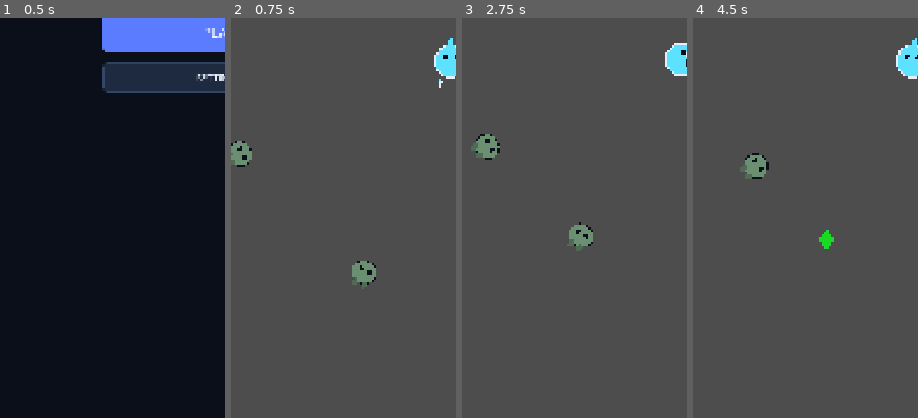
Above: before the commit, frames 1-4 (left to right).
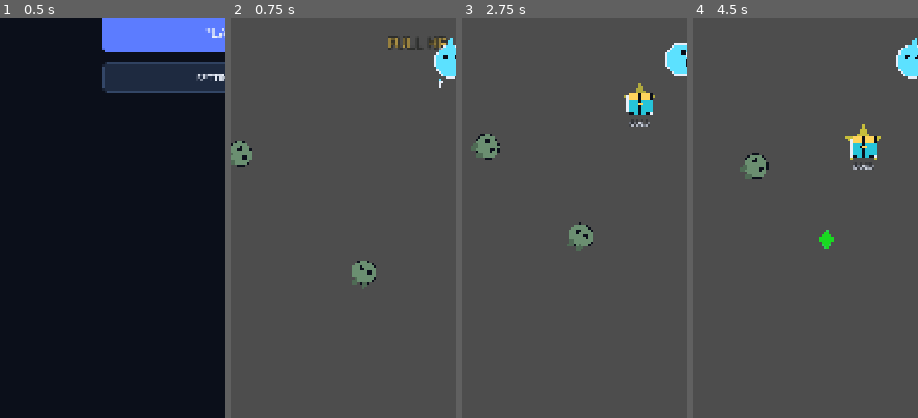
Above: after the commit, the same moments.

Repository: Silithix/Silithix-horde-protocal
Game: Godot game, scene res://scenes/boot/Boot.tscn
The game is run twice, just before and just after one commit, with the same random seed, the same clock (stepped at 60 frames per second) and the same inputs.
Inputs (mouse positions are % of the whole screen's width and height, from its top left):
- Up to frame 1 (0.5 s): no input
- Up to frame 2 (0.75 s): click "PLAY" at 0.5 s
- Up to frame 3 (2.75 s): move the mouse to (72, 45) at 1.27 s; click (72, 45) at 1.42 s; drag from (30, 55) to (50, 50) at 2.02 s
- Up to frame 4 (4.5 s): move the mouse to (60, 28) at 2.77 s; click (60, 28) at 2.92 s; drag from (45, 70) to (50, 50) at 3.52 s; move the mouse to (80, 65) at 4.27 s; click (80, 65) at 4.42 s
The pictures show only the part of the screen within x 1-51%, y 45-95%; the shares and areas given below are measured in that part.

Frame 1 is identical in both runs. In frame 2, 0.5% of the frame differs, in the area x 69-97%, y 4-8%; in frame 3, 0.8%; in frame 4, 0.9%, in the area x 67-84%, y 26-38%.

Commit message:
fix: proximity crate pickup + beacon (QA-B1)
Crates collect within 56px without relying on Area signals; magnet calls
try_pickup; star beacon pulses; first crate spawns next to Rook.

Diff:
--- a/scenes/pickups/Crate.tscn
+++ b/scenes/pickups/Crate.tscn
@@ -1,32 +1,27 @@
-[gd_scene load_steps=3 format=3 uid="uid://crate_pickup_hp"]
+[gd_scene load_steps=4 format=3 uid="uid://crate_pickup_hp"]
 
 [ext_resource type="Script" path="res://scripts/meta/Crate.gd" id="1_crate"]
+[ext_resource type="Texture2D" path="res://assets/sprites/props/crate_placeholder.png" id="2_tex"]
 
 [sub_resource type="RectangleShape2D" id="RectangleShape2D_crate"]
-size = Vector2(64, 64)
+size = Vector2(72, 72)
 
 [node name="Crate" type="Area2D"]
 collision_layer = 8
 collision_mask = 1
 script = ExtResource("1_crate")
 
-[node name="Body" type="Polygon2D" parent="."]
-color = Color(0.15, 0.75, 0.85, 1)
-polygon = PackedVector2Array(-26, -10, 26, -10, 26, 26, -26, 26)
-
-[node name="Lid" type="Polygon2D" parent="."]
-color = Color(1, 0.92, 0.25, 1)
-polygon = PackedVector2Array(-28, -26, 28, -26, 26, -8, -26, -8)
-
-[node name="Band" type="Polygon2D" parent="."]
-color = Color(0.05, 0.08, 0.12, 1)
-polygon = PackedVector2Array(-4, -26, 4, -26, 4, 26, -4, 26)
+[node name="Visual" type="Sprite2D" parent="."]
+texture = ExtResource("2_tex")
 
 [node name="Label" type="Label" parent="."]
-offset_left = -40.0
-offset_top = 28.0
-offset_right = 40.0
-offset_bottom = 56.0
+offset_left = -48.0
+offset_top = 34.0
+offset_right = 48.0
+offset_bottom = 62.0
+theme_override_colors/font_color = Color(0.91, 0.933, 0.973, 1)
+theme_override_colors/font_outline_color = Color(0.043, 0.059, 0.102, 1)
+theme_override_constants/outline_size = 4
 theme_override_font_sizes/font_size = 18
 text = "CRATE"
 horizontal_alignment = 1
--- a/scenes/run/Run.gd
+++ b/scenes/run/Run.gd
@@ -17,7 +17,7 @@
 const SPAWN_RADIUS := 560.0
 const SPAWN_INTERVAL := 1.85
 const INITIAL_DRIFTERS := 2
-const CRATE_INTERVAL := 25.0
+const CRATE_INTERVAL := 18.0
 const TOX_UNLOCK_S := 60.0
 
 @onready var world: Node2D = $World
@@ -33,7 +33,7 @@
 var _weapon: Node = null
 var _halo: Node = null
 var _spawn_timer: float = 0.0
-var _crate_timer: float = 6.0
+var _crate_timer: float = 2.0
 var _elapsed: float = 0.0
 var _run_over: bool = false
 var _bonus_xp_on_gem: int = 0
@@ -82,6 +82,7 @@
 
 	for i in INITIAL_DRIFTERS:
 		_spawn_enemy_key(&"drifter", DRIFTER_SCENE)
+	_spawn_crate()
 
 func _process(delta: float) -> void:
 	if _run_over or get_tree().paused:
@@ -152,7 +153,7 @@
 	if player == null or not is_instance_valid(player) or not player.alive:
 		return
 	var angle := randf() * TAU
-	var pos := player.global_position + Vector2(cos(angle), sin(angle)) * randf_range(140.0, 260.0)
+	var pos := player.global_position + Vector2(cos(angle), sin(angle)) * randf_range(70.0, 140.0)
 	var kinds := ["heal_meat", "magnet", "gold_bag"]
 	var kind: String = kinds[randi() % kinds.size()]
 	var crate: Node = Pool.acquire(&"crate", pickups)
--- a/scripts/meta/Crate.gd
+++ b/scripts/meta/Crate.gd
@@ -1,30 +1,46 @@
 extends Area2D
-## Mid-run crate — high-contrast loot box (not enemy-colored). Systems-owned.
+## Mid-run crate. Systems collect logic + proximity fallback (QA-B1).
 
 const POOL_KEY := &"crate"
+const PICKUP_RADIUS := 56.0
 
 var _active: bool = false
 var _kind: String = "heal_meat"
-
-@onready var body_poly: Polygon2D = $Body
-@onready var lid_poly: Polygon2D = $Lid
-@onready var band: Polygon2D = $Band
-@onready var label: Label = $Label
-@onready var collision: CollisionShape2D = $CollisionShape2D
+var _bob_t: float = 0.0
+
+@onready var visual: CanvasItem = get_node_or_null("Visual")
+@onready var body_poly: Polygon2D = get_node_or_null("Body")
+@onready var lid_poly: Polygon2D = get_node_or_null("Lid")
+@onready var band: Polygon2D = get_node_or_null("Band")
+@onready var label: Label = get_node_or_null("Label")
+@onready var beacon: Polygon2D = get_node_or_null("Beacon")
+@onready var collision: CollisionShape2D = get_node_or_null("CollisionShape2D")
+
+# Optional Art textures if present on scene Visual Sprite2D
+const TEX_PATHS := {
+	"heal_meat": "res://assets/sprites/props/crate_heal.png",
+	"magnet": "res://assets/sprites/props/crate_magnet.png",
+	"gold_bag": "res://assets/sprites/props/crate_gold.png",
+	"_": "res://assets/sprites/props/crate_placeholder.png",
+}
 
 func _ready() -> void:
 	body_entered.connect(_on_body_entered)
 	area_entered.connect(_on_area_entered)
 	add_to_group("crate")
+	_ensure_beacon()
 	_restyle()
 
 func on_pool_acquire() -> void:
 	_active = true
+	_bob_t = 0.0
 	visible = true
 	monitoring = true
 	monitorable = true
+	set_physics_process(true)
 	if collision:
 		collision.set_deferred("disabled", false)
+	_ensure_beacon()
 	_restyle()
 
 func on_pool_release() -> void:
@@ -32,6 +48,7 @@
 	visible = false
 	monitoring = false
 	monitorable = false
+	set_physics_process(false)
 	if collision:
 		collision.set_deferred("disabled", true)
 
@@ -40,17 +57,60 @@
 	_kind = kind
 	on_pool_acquire()
 
+## Public: Player magnet / Run can force pickup.
+func try_pickup(player: Node) -> bool:
+	if not _active or player == null or not player.is_in_group("player"):
+		return false
+	_collect(player)
+	return true
+
+func _physics_process(delta: float) -> void:
+	if not _active:
+		return
+	_bob_t += delta
+	if beacon:
+		var pulse := 0.55 + 0.45 * absf(sin(_bob_t * 4.0))
+		beacon.modulate.a = pulse
+		beacon.scale = Vector2.ONE * (1.0 + 0.15 * sin(_bob_t * 4.0))
+	# Proximity fallback — does not rely on Area body signals
+	var players := get_tree().get_nodes_in_group("player")
+	if players.is_empty():
+		return
+	var player: Node2D = players[0]
+	if player.global_position.distance_to(global_position) <= PICKUP_RADIUS:
+		_collect(player)
+
+func _ensure_beacon() -> void:
+	if beacon != null:
+		return
+	var b := Polygon2D.new()
+	b.name = "Beacon"
+	b.z_index = -1
+	b.color = Color(1.0, 0.95, 0.2, 0.7)
+	b.polygon = PackedVector2Array([
+		Vector2(0, -48), Vector2(14, -20), Vector2(40, -20), Vector2(18, -2),
+		Vector2(26, 28), Vector2(0, 12), Vector2(-26, 28), Vector2(-18, -2),
+		Vector2(-40, -20), Vector2(-14, -20)
+	])
+	add_child(b)
+	beacon = b
+
 func _restyle() -> void:
-	# Cyan crate + yellow lid — intentionally not Hound brown/orange.
+	if label:
+		label.text = _label_for_kind()
+	# Prefer Art Sprite2D textures when Visual is Sprite2D
+	if visual is Sprite2D:
+		var path: String = TEX_PATHS.get(_kind, TEX_PATHS["_"])
+		if ResourceLoader.exists(path):
+			(visual as Sprite2D).texture = load(path) as Texture2D
+		return
+	# Systems poly fallback (cyan ≠ Hound)
 	if body_poly:
 		body_poly.color = Color(0.15, 0.75, 0.85, 1.0)
 	if lid_poly:
 		lid_poly.color = Color(1.0, 0.92, 0.25, 1.0)
 	if band:
 		band.color = Color(0.05, 0.08, 0.12, 1.0)
-	if label:
-		label.text = _label_for_kind()
-		label.modulate = Color(1, 1, 1, 1)
 
 func _label_for_kind() -> String:
 	match _kind:
@@ -68,10 +128,7 @@
 
 func _on_area_entered(area: Area2D) -> void:
 	var p := area.get_parent()
-	if p:
-		_try_collect(p)
-	else:
-		_try_collect(area)
+	_try_collect(p if p else area)
 
 func _try_collect(node: Node) -> void:
 	if not _active or node == null:
@@ -80,6 +137,11 @@
 	if not player.is_in_group("player"):
 		player = node.get_parent() if node.get_parent() else null
 	if player == null or not player.is_in_group("player"):
+		return
+	_collect(player)
+
+func _collect(player: Node) -> void:
+	if not _active:
 		return
 	_active = false
 	var msg := _apply(player)
@@ -126,8 +188,17 @@
 	toast.text = text
 	toast.z_index = 50
 	toast.add_theme_font_size_override("font_size", 36)
-	toast.modulate = Color(1.0, 0.95, 0.35, 1.0)
-	toast.global_position = global_position + Vector2(-40, -50)
+	toast.add_theme_color_override("font_outline_color", Color(0.043, 0.059, 0.102, 1.0))
+	toast.add_theme_constant_override("outline_size", 6)
+	if text.begins_with("FULL") or "GOLD" in text:
+		toast.modulate = Color(1.0, 0.83, 0.36, 1.0)
+	elif text.begins_with("+") and "HP" in text:
+		toast.modulate = Color(0.239, 1.0, 0.604, 1.0)
+	elif "MAGNET" in text:
+		toast.modulate = Color(0.361, 0.722, 1.0, 1.0)
+	else:
+		toast.modulate = Color(1.0, 0.95, 0.35, 1.0)
+	toast.global_position = global_position + Vector2(-48, -56)
 	run.add_child(toast)
 	var tw := toast.create_tween()
 	tw.set_pause_mode(Tween.TWEEN_PAUSE_PROCESS)
--- a/scripts/player/Player.gd
+++ b/scripts/player/Player.gd
@@ -176,3 +176,5 @@
 func _on_magnet_area_entered(area: Area2D) -> void:
 	if area.has_method("magnet_pull"):
 		area.call("magnet_pull", self)
+	if area.is_in_group("crate") and area.has_method("try_pickup"):
+		area.call("try_pickup", self)
Binary file added: assets/sprites/props/crate_gold.png
Binary file added: assets/sprites/props/crate_heal.png
Binary file added: assets/sprites/props/crate_magnet.png
Binary file added: assets/sprites/props/crate_placeholder.png
Not shown, changed: docs/ART_BIBLE.md
Not shown, changed: docs/BOT_LOG.md
